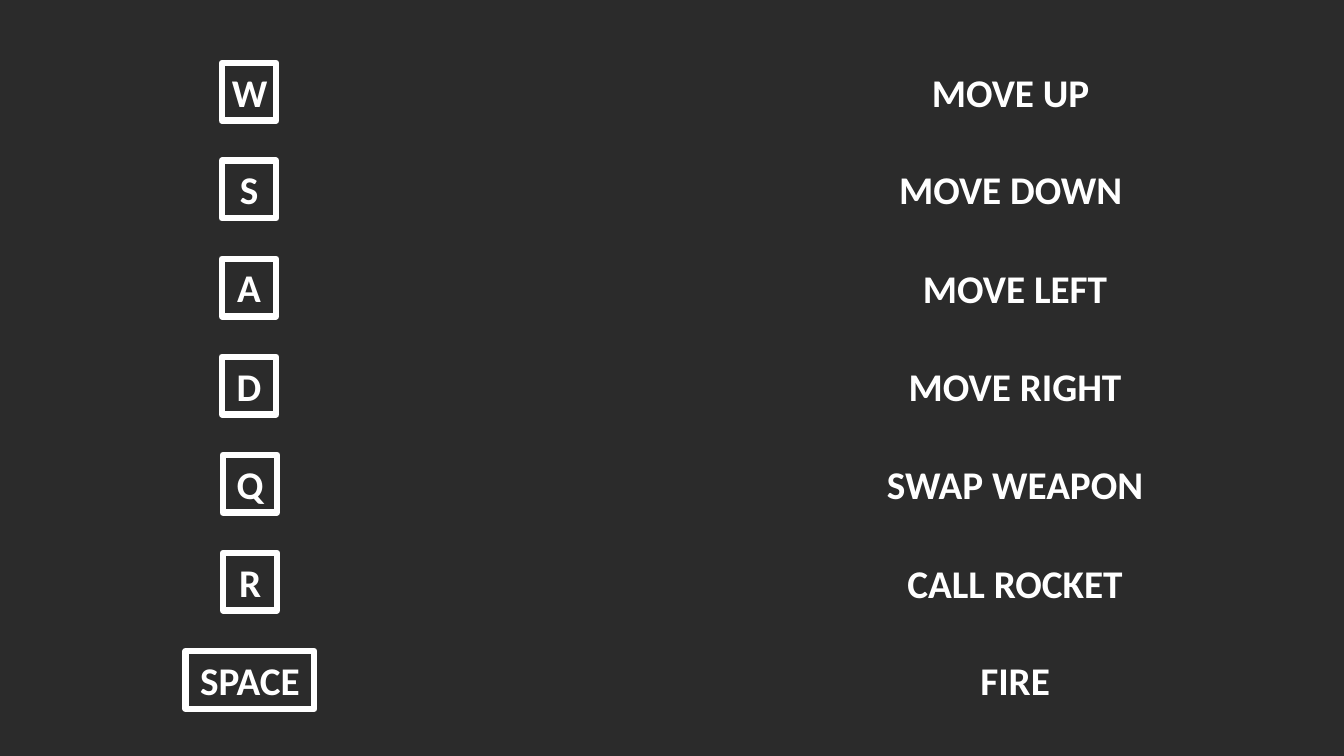
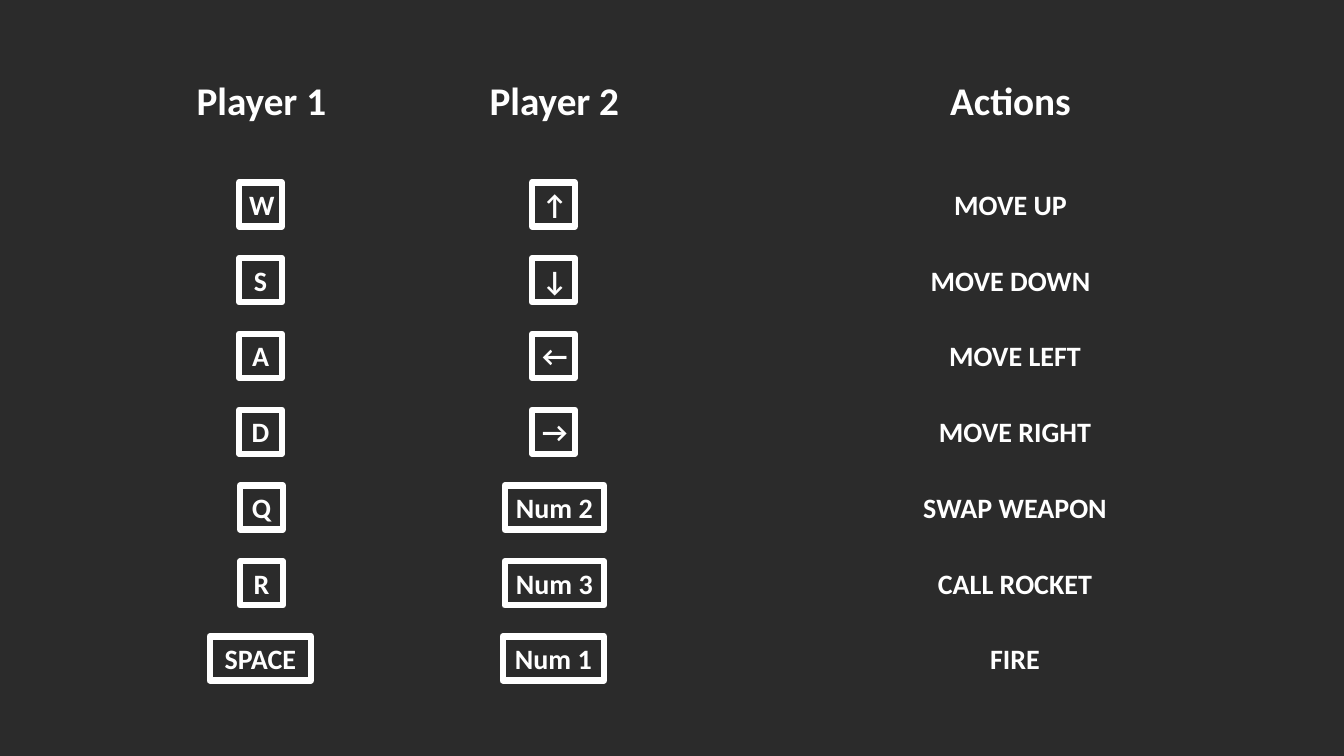
Before and after one commit to hainm112123/ChickenInvaders, a slide deck: slide 1 of assets/graphics/control.pptx. Drawn at 1344x756 pixels with LibreOffice and Linux fonts; fonts in the diff are those of the drawing; background and template pictures are left out; a plain dark background stands for a picture behind light text. Boxes give left, top, right and bottom in pixels: in the first picture for what was removed or moved away, otherwise in the second. Text is boxed around its words. In the diff, an @@ line names an element or a change of style, - is before the commit and + after.

```diff
--- a/assets/graphics/control.pptx
+++ b/assets/graphics/control.pptx
@@ text added at (197, 87, 326, 121), 28 pt, text #FFFFFF, bold @@
+Player 1
@@ group added at (490, 87, 619, 681): 7 rectangles, 1 text @@
+↑
+↓
+←
+→
+Num 2
+Num 1
+Num 3
+Player 2
@@ text added at (950, 87, 1071, 116), 28 pt, text #FFFFFF, bold @@
+Actions
@@ size 28 to 20 pt in 14 elements at (938, 575, 1092, 594), (990, 651, 1040, 669), (923, 499, 1107, 518), (240, 562, 282, 606), (939, 423, 1091, 442), (210, 636, 311, 681), (240, 486, 282, 530), (949, 347, 1081, 366), (239, 409, 281, 454), (931, 272, 1090, 291), (239, 334, 281, 378), (954, 196, 1067, 215), (239, 258, 281, 302), (239, 182, 281, 227) @@
@@ rectangle "W": place and size @@
-rectangle "W" at (222, 64, 276, 121)
+rectangle "W" at (239, 182, 281, 227)
@@ text "MOVE UP": place and size @@
-text "MOVE UP" at (932, 81, 1089, 108)
+text "MOVE UP" at (954, 196, 1067, 215)
@@ rectangle "S": place and size @@
-rectangle "S" at (222, 160, 276, 218)
+rectangle "S" at (239, 258, 281, 302)
@@ text "MOVE DOWN": place and size @@
-text "MOVE DOWN" at (899, 178, 1122, 205)
+text "MOVE DOWN" at (931, 272, 1090, 291)
@@ rectangle "A": place and size @@
-rectangle "A" at (222, 259, 276, 317)
+rectangle "A" at (239, 334, 281, 378)
@@ text "MOVE LEFT": place and size @@
-text "MOVE LEFT" at (923, 277, 1107, 304)
+text "MOVE LEFT" at (949, 347, 1081, 366)
@@ rectangle "D": place and size @@
-rectangle "D" at (222, 357, 276, 414)
+rectangle "D" at (239, 409, 281, 454)
@@ text "MOVE RIGHT": place and size @@
-text "MOVE RIGHT" at (909, 375, 1122, 402)
+text "MOVE RIGHT" at (939, 423, 1091, 442)
@@ rectangle "Q": place and size @@
-rectangle "Q" at (223, 455, 277, 512)
+rectangle "Q" at (240, 486, 282, 530)
@@ text "SWAP WEAPON": place and size @@
-text "SWAP WEAPON" at (887, 473, 1143, 500)
+text "SWAP WEAPON" at (923, 499, 1107, 518)
@@ rectangle "R": place and size @@
-rectangle "R" at (223, 554, 277, 611)
+rectangle "R" at (240, 562, 282, 606)
@@ text "CALL ROCKET": place and size @@
-text "CALL ROCKET" at (907, 572, 1123, 599)
+text "CALL ROCKET" at (938, 575, 1092, 594)
@@ rectangle "SPACE": place and size @@
-rectangle "SPACE" at (186, 651, 315, 709)
+rectangle "SPACE" at (210, 636, 311, 681)
@@ text "FIRE": place and size @@
-text "FIRE" at (980, 669, 1050, 695)
+text "FIRE" at (990, 651, 1040, 669)
```
Also in this commit, not shown: 4 other files.
